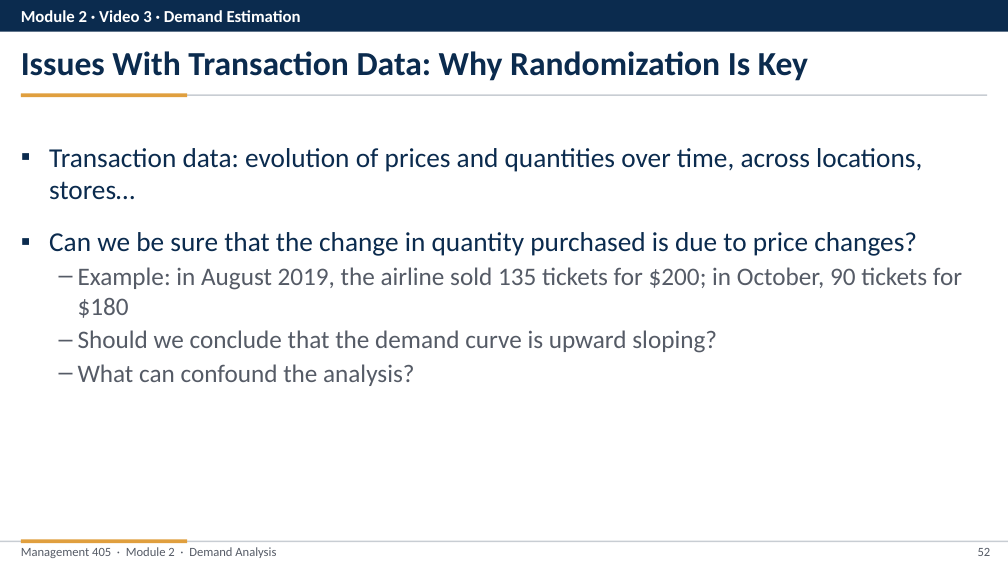
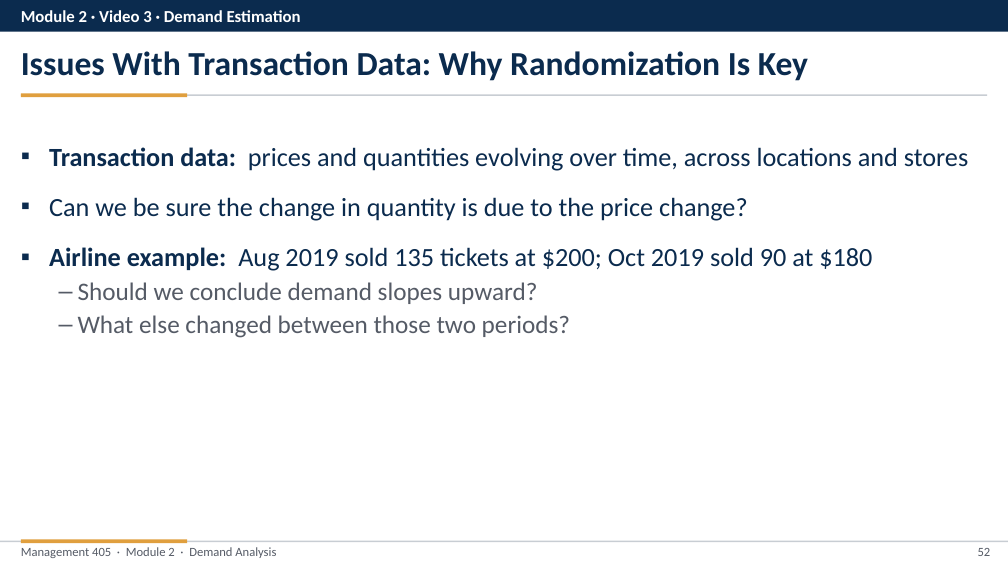
Before and after one commit to nvoigtla/Teaching, a slide deck: slide 52 of 405 Slide Revisions 2026/Module 2/Module 2 - Video Part Revised.pptx. Drawn at 1008x567 pixels with LibreOffice and Linux fonts; fonts in the diff are those of the drawing. Boxes give left, top, right and bottom in pixels: in the first picture for what was removed or moved away, otherwise in the second. Text is boxed around its words. In the diff, an @@ line names an element or a change of style, - is before the commit and + after.

```diff
--- a/405 Slide Revisions 2026/Module 2/Module 2 - Video Part Revised.pptx
+++ b/405 Slide Revisions 2026/Module 2/Module 2 - Video Part Revised.pptx
@@ text at (x1=49, y1=147, x2=968, y2=338): text changed; size 24 to 25 pt; text colour #555B66 to #0B2B4E @@
-▪ Transaction data: evolution of prices and quantities over time, across locations, stores…
-▪ Can we be sure that the change in quantity purchased is due to price changes?
-  – Example: in August 2019, the airline sold 135 tickets for $200; in October, 90 tickets for $180
-  – Should we conclude that the demand curve is upward sloping?
-  – What can confound the analysis?
+▪ Transaction data: prices and quantities evolving over time, across locations and stores
+▪ Can we be sure the change in quantity is due to the price change?
+▪ Airline example: Aug 2019 sold 135 tickets at $200; Oct 2019 sold 90 at $180
+  – Should we conclude demand slopes upward?
+  – What else changed between those two periods?
```
Also in this commit, not shown: 43 other slides changed, 5 slides added, 5 slides removed, 20 other files.
